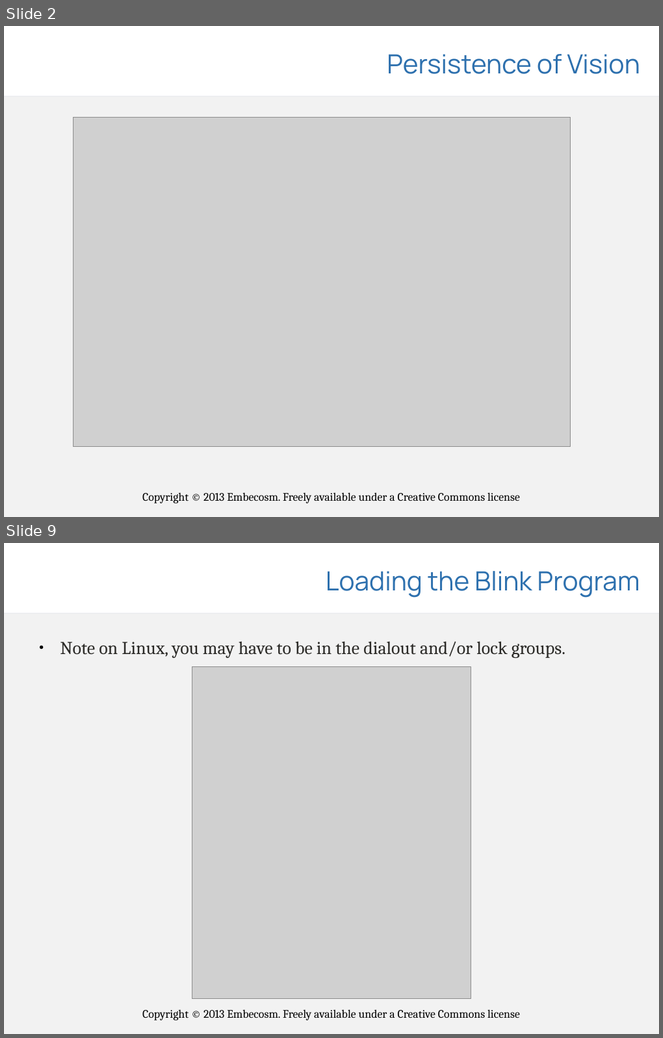
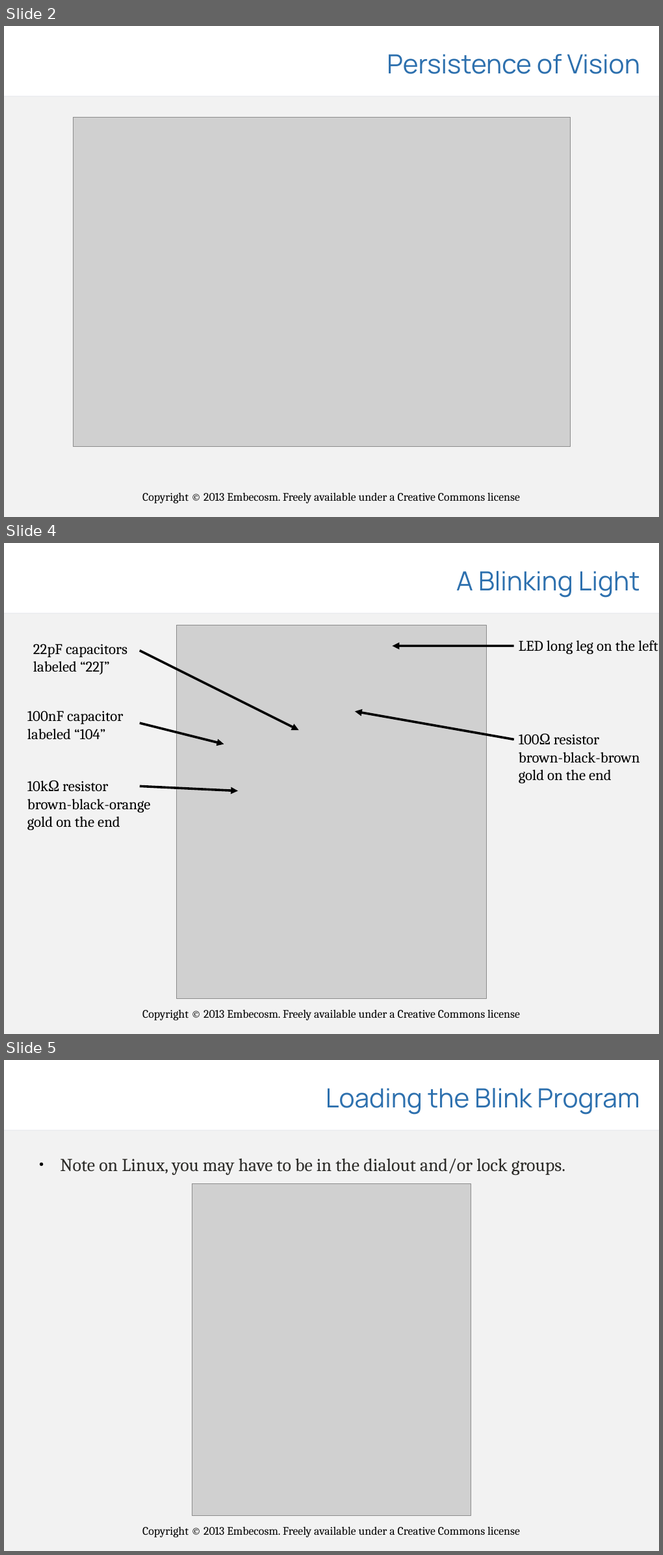
Before and after one commit to embecosm/shrimp-pov, a slide deck: presentations/shrimp-pov.odp. Shown one above the other, each under a label of ours: slides 2 and 9 before the commit, slides 2, 4 and 5 after it; the slides between them are not shown. The pictures are 663x1038 and 663x1555 pixels, drawn with LibreOffice and Linux fonts; fonts in the diff are those of the drawing; grey boxes stand for pictures; background and template pictures are left out. Boxes give left, top, right and bottom in pixels: in the first picture for what was removed or moved away, otherwise in the second. Text is boxed around its words. In the diff, an @@ line names an element or a change of style, - is before the commit and + after.

```diff
--- a/presentations/shrimp-pov.odp
+++ b/presentations/shrimp-pov.odp
@@ slide 4 added at [4,543,659,1034], background #FFFFFF; not listed: 4 template elements that a slide beside it also shows @@
@@ title added at [456,571,640,598], 32 pt, text #2D70AE @@
+A Blinking Light
@@ picture added at [177,625,487,999] @@
@@ text added at [519,640,659,654], 18 pt, text #000000 @@
+LED long leg on the left
@@ text added at [33,644,128,675], 18 pt, text #000000 @@
+22pF capacitors
+labeled “22J”
@@ arrow added from (140, 651) to (299, 730), #000000 2.83 pt @@
@@ arrow added from (514, 646) to (393, 646), #000000 2.83 pt @@
@@ text added at [27,711,123,739], 18 pt, text #000000 @@
+100nF capacitor
+labeled “104”
@@ arrow added from (514, 740) to (356, 711), #000000 2.83 pt @@
@@ arrow added from (140, 723) to (224, 745), #000000 2.83 pt @@
@@ text added at [519,734,640,783], 18 pt, text #000000 @@
+100Ω resistor
+brown-black-brown
+gold on the end
@@ text added at [27,781,151,830], 18 pt, text #000000 @@
+10kΩ resistor
+brown-black-orange
+gold on the end
@@ arrow added from (140, 786) to (238, 791), #000000 2.83 pt @@
@@ what was slide 9 is now slide 5 @@
```
Also in this commit, not shown: 3 slides changed, 3 other slides added, 6 slides removed, 1 other file.
